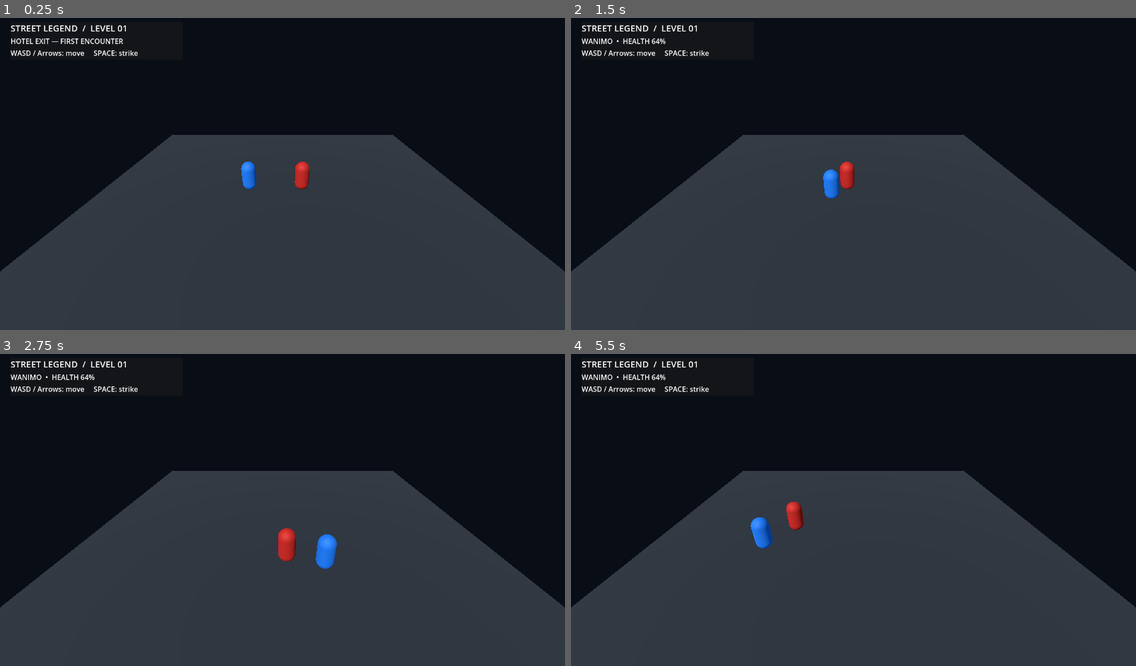
Above: before the commit, frames 1-4 (two rows, left to right).
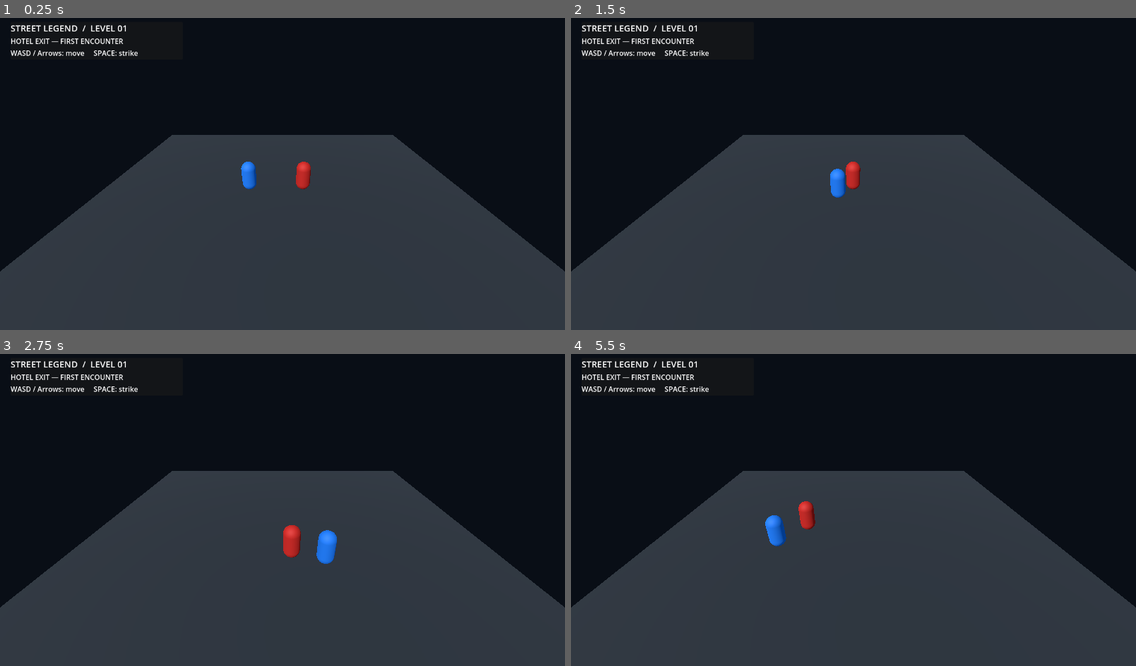
Above: after the commit, the same moments.

Repository: bensonwanimo92-coder/CHENJENI-FRIENDS
Game: Godot game, scene res://scenes/main.tscn
Same seed, same stepped clock (60 frames per second), same inputs: the game is played once before the commit and once after it.
Inputs:
- Up to frame 1 (0.25 s): no input
- Up to frame 2 (1.5 s): hold D (move_right) 0.53-1.28 s; tap Space (attack) at 0.6, 1.35 s; hold S (move_back) from 1.28 s (still down)
- Up to frame 3 (2.75 s): release S (move_back) at 2.03 s; hold D (move_right) from 2.03 s (still down); tap Space (attack) at 2.1 s
- Up to frame 4 (5.5 s): release D (move_right) at 2.78 s; hold W (move_forward) 2.78-3.53 s; tap Space (attack) every 0.75 s from 2.85 to 5.1 s; hold A (move_left) 3.53-5.03 s; hold S (move_back) from 5.03 s (still down)

The runs differ from the first frame. In frame 1, less than 0.1% of the frame differs, in the area x 52-55%, y 46-55%; in frame 2, 0.7%; in frame 3, 0.6%; in frame 4, 1.1%, in the area x 1-44%, y 6-63%.

Commit message:
Port validated Unity combat timing, hit checks and tactical AI

Diff:
--- a/StreetLegendGodot/scripts/fighter.gd
+++ b/StreetLegendGodot/scripts/fighter.gd
@@ -1,58 +1,131 @@
 extends CharacterBody3D
 class_name StreetLegendFighter
+
 signal health_changed(value: float)
 signal knocked_out
-@export var move_speed: float = 4.6
+signal attack_event(event_type: StringName, amount: float, heavy: bool)
+
+@export var move_speed: float = 4.2
+@export var gravity: float = 20.0
 @export var max_health: float = 100.0
-@export var attack_damage: float = 18.0
 @export var attack_range: float = 1.65
-@export var attack_cooldown: float = 0.62
+@export_range(0.0, 90.0) var attack_half_angle: float = 55.0
+@export var light_damage: float = 12.0
+@export var heavy_damage: float = 28.0
+@export var attack_cooldown: float = 0.55
+@export var light_windup: float = 0.16
+@export var heavy_windup: float = 0.28
+@export var opponent: CharacterBody3D
 var health: float = 100.0
 var is_player: bool = false
 var display_name: String = "Fighter"
 var attack_timer: float = 0.0
-var opponent: CharacterBody3D
+var hit_stun_timer: float = 0.0
+var mobile_move_input := Vector2.ZERO
+var _moving := false
+
 func _ready() -> void:
 	health = max_health
 	add_to_group("fighters")
+	health_changed.emit(health)
+
 func _physics_process(delta: float) -> void:
 	attack_timer = maxf(0.0, attack_timer - delta)
+	hit_stun_timer = maxf(0.0, hit_stun_timer - delta)
 	if is_player:
-		_player_movement()
+		_update_player(delta)
 	else:
 		velocity.x = move_toward(velocity.x, 0.0, move_speed * 5.0 * delta)
 		velocity.z = move_toward(velocity.z, 0.0, move_speed * 5.0 * delta)
 	if not is_on_floor():
-		velocity.y -= 9.8 * delta
+		velocity.y -= gravity * delta
 	else:
 		velocity.y = 0.0
 	move_and_slide()
-func _player_movement() -> void:
-	var input_vector := Vector2(Input.get_action_strength("move_right") - Input.get_action_strength("move_left"), Input.get_action_strength("move_back") - Input.get_action_strength("move_forward"))
-	if input_vector.length() > 1.0:
-		input_vector = input_vector.normalized()
-	velocity.x = input_vector.x * move_speed
-	velocity.z = input_vector.y * move_speed
-	if input_vector.length_squared() > 0.01:
-		rotation.y = lerp_angle(rotation.y, atan2(-input_vector.x, -input_vector.y), 0.22)
+
+func _update_player(delta: float) -> void:
+	var keyboard := Vector2(Input.get_action_strength("move_right") - Input.get_action_strength("move_left"), Input.get_action_strength("move_back") - Input.get_action_strength("move_forward"))
+	var move_input := keyboard if keyboard.length_squared() > 0.01 else mobile_move_input
+	move_input = move_input.limit_length(1.0)
+	var moving := move_input.length_squared() > 0.01 and hit_stun_timer <= 0.0 and health > 0.0
+	if moving:
+		velocity.x = move_input.x * move_speed
+		velocity.z = move_input.y * move_speed
+		if not is_instance_valid(opponent):
+			rotation.y = lerp_angle(rotation.y, atan2(-move_input.x, -move_input.y), 12.0 * delta)
+	else:
+		velocity.x = move_toward(velocity.x, 0.0, move_speed * 7.0 * delta)
+		velocity.z = move_toward(velocity.z, 0.0, move_speed * 7.0 * delta)
+	if moving != _moving:
+		_moving = moving
+		attack_event.emit(&"player_started_moving" if moving else &"player_stopped_moving", 0.0, false)
+	if is_instance_valid(opponent) and opponent.is_inside_tree():
+		var face := opponent.global_position - global_position
+		face.y = 0.0
+		if face.length_squared() > 0.01:
+			rotation.y = lerp_angle(rotation.y, atan2(-face.x, -face.z), 8.0 * delta)
 	if Input.is_action_just_pressed("attack"):
-		attack()
-func attack() -> void:
-	if attack_timer > 0.0:
+		attack(false)
+	if Input.is_action_just_pressed("heavy_attack"):
+		attack(true)
+
+func set_mobile_move_input(value: Vector2) -> void:
+	mobile_move_input = value.limit_length(1.0)
+
+func set_opponent(value: CharacterBody3D) -> void:
+	opponent = value
+
+func attack(heavy: bool = false) -> void:
+	if attack_timer > 0.0 or hit_stun_timer > 0.0 or health <= 0.0:
 		return
-	attack_timer = attack_cooldown
-	var target := opponent
-	if target == null:
-		for candidate in get_tree().get_nodes_in_group("fighters"):
-			if candidate != self and candidate is CharacterBody3D:
-				target = candidate
-				break
-	if target and is_instance_valid(target) and global_position.distance_to(target.global_position) <= attack_range:
-		if target.has_method("take_damage"):
-			target.take_damage(attack_damage)
-func take_damage(amount: float) -> void:
-	health = maxf(0.0, health - amount)
+	attack_timer = attack_cooldown * (1.5 if heavy else 1.0)
+	attack_event.emit(&"player_attack_started", 0.0, heavy)
+	_resolve_attack(heavy)
+
+func _resolve_attack(heavy: bool) -> void:
+	await get_tree().create_timer(heavy_windup if heavy else light_windup).timeout
+	if health <= 0.0 or hit_stun_timer > 0.0 or not is_instance_valid(opponent) or not opponent.is_inside_tree():
+		return
+	var target_point := opponent.global_position + Vector3.UP
+	var to_target := target_point - (global_position + Vector3.UP)
+	var distance := to_target.length()
+	var flat := Vector3(to_target.x, 0.0, to_target.z)
+	var forward := -global_transform.basis.z
+	if distance > attack_range or distance < 0.01 or (flat.length_squared() > 0.001 and rad_to_deg(forward.angle_to(flat.normalized())) > attack_half_angle):
+		attack_event.emit(&"player_attack_missed", 0.0, heavy)
+		return
+	var space := get_world_3d().direct_space_state
+	var query := PhysicsRayQueryParameters3D.create(global_position + Vector3.UP, target_point)
+	query.exclude = [get_rid()]
+	var hit := space.intersect_ray(query)
+	if not hit.is_empty() and hit.collider != opponent and not opponent.is_ancestor_of(hit.collider):
+		attack_event.emit(&"player_attack_missed", 0.0, heavy)
+		return
+	if opponent.has_method("take_damage"):
+		var damage := heavy_damage if heavy else light_damage
+		var before := float(opponent.get("health"))
+		opponent.take_damage(damage, forward, heavy)
+		var applied := maxf(0.0, before - float(opponent.get("health")))
+		if applied > 0.0:
+			attack_event.emit(&"player_hit_confirmed", applied, heavy)
+		else:
+			attack_event.emit(&"player_attack_missed", 0.0, heavy)
+
+func take_damage(amount: float, direction: Vector3 = Vector3.ZERO, heavy: bool = false) -> void:
+	if health <= 0.0 or hit_stun_timer > 0.0:
+		return
+	var applied := minf(health, maxf(0.0, amount))
+	health = maxf(0.0, health - applied)
+	hit_stun_timer = 0.65 if heavy else 0.25
 	health_changed.emit(health)
+	attack_event.emit(&"player_damaged", applied, heavy)
+	if direction.length_squared() > 0.001:
+		velocity += direction.normalized() * (2.2 if heavy else 0.8)
 	if health <= 0.0:
 		knocked_out.emit()
+		attack_event.emit(&"player_knocked_out", 0.0, heavy)
 		set_physics_process(false)
+
+func reset_vertical_motion() -> void:
+	velocity.y = 0.0
+	hit_stun_timer = 0.0
